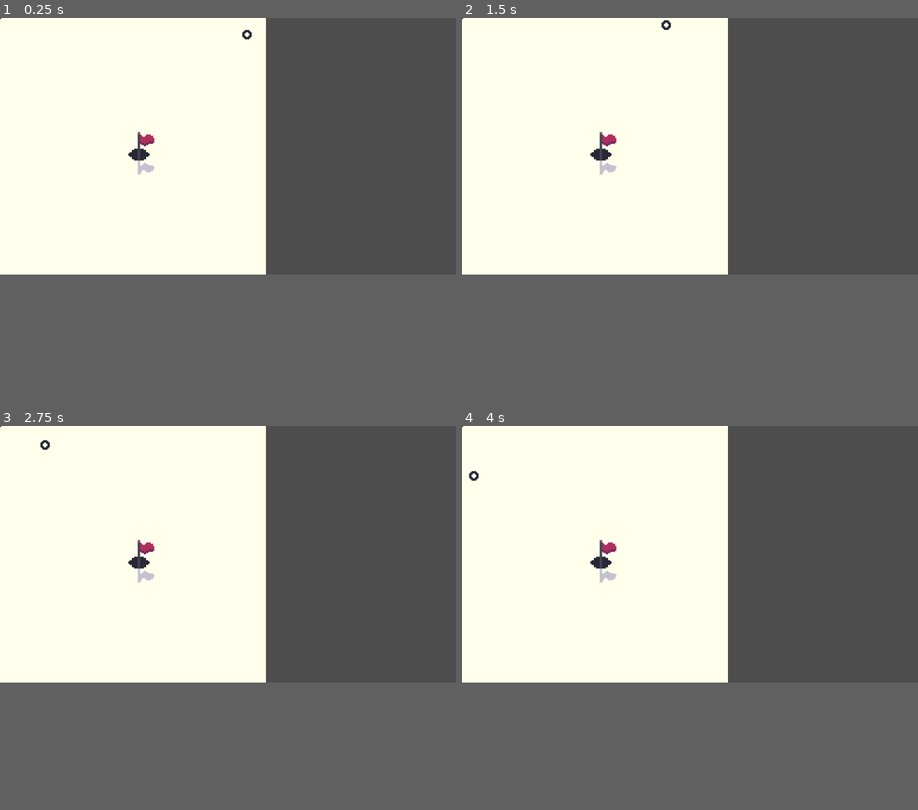
Above: before the commit, frames 1-4 (two rows, left to right).
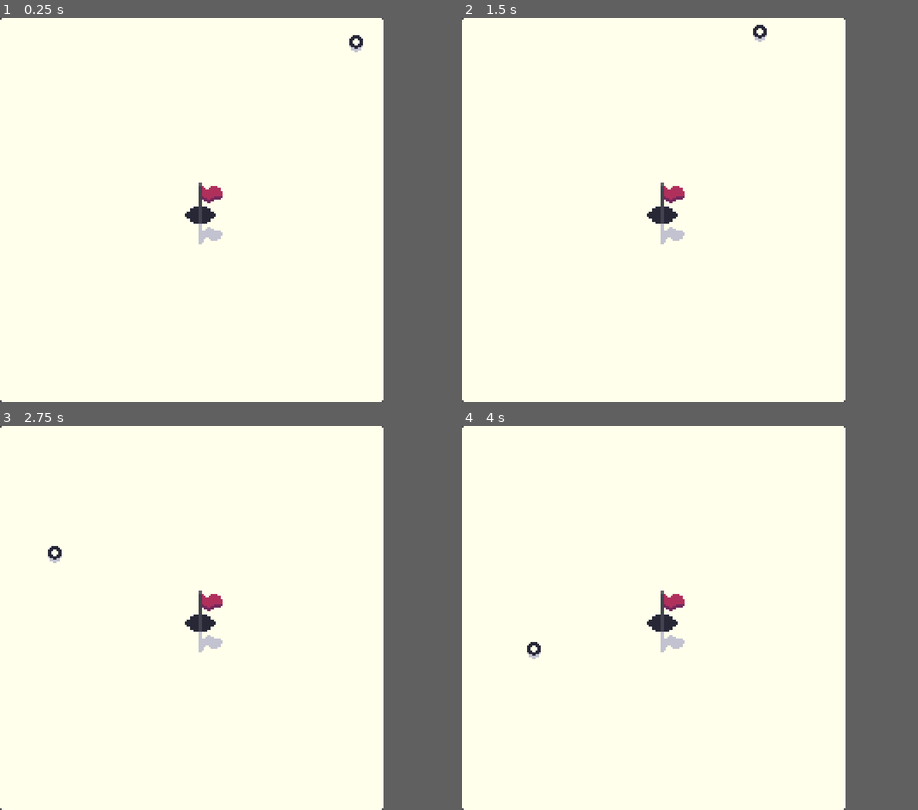
Above: after the commit, the same moments.

Repository: Pojemnik/golfech
Game: Godot game, scene res://scenes/main.tscn
Same seed, same stepped clock (60 frames per second), same inputs: the game is played once before the commit and once after it.
Inputs (mouse positions are in pixels of both pictures, inside the frame that each line leads up to):
- Up to frame 1 (0.25 s): no input
- Up to frame 2 (1.5 s): tap Enter at 0.5 s; move the mouse to (790, 133) at 0.52 s; press the mouse at (790, 133) at 0.53 s; tap 2 (select_bat_1) at 0.8, 1.35 s; tap Space at 1.25 s; move the mouse to (598, 160) at 1.27 s; release the mouse at (598, 160) at 1.28 s
- Up to frame 3 (2.75 s): tap 3 (select_bat_2) at 1.55 s; move the mouse to (273, 498) at 2.02 s; hold 3 (select_bat_2) from 2.03 s (still down); tap 1 (select_brush) at 2.3 s
- Up to frame 4 (4 s): move the mouse to (667, 606) at 2.77 s; release 3 (select_bat_2) at 2.78 s; tap 1 (select_brush) at 2.85 s; tap 5 (select_paint_bunker, bound only after the commit) at 3.05 s; move the mouse to (826, 591) at 3.52 s; hold 5 (select_paint_bunker, bound only after the commit) from 3.53 s (still down); tap 4 (select_paint_grass, bound only after the commit) at 3.8 s
In our replay, the window is 799x449 before the commit and 672x672 after it. These sizes can differ from the game's own. Grey fills any space a smaller window leaves; there, only what the larger window draws over its background counts as a difference.

The runs differ from the first frame. In frame 1, 18% of the frame differs, in the area x 0-85%, y 0-100%; in frame 2, 18%; in frame 3, 18%; in frame 4, 18%.

Commit message:
Some silly changes :P

Diff:
--- a/project.godot
+++ b/project.godot
@@ -14,6 +14,11 @@
 run/main_scene="uid://cir3h3iqn2nq0"
 config/features=PackedStringArray("4.5", "GL Compatibility")
 config/icon="res://icon.svg"
+
+[display]
+
+window/size/viewport_width=672
+window/size/viewport_height=672
 
 [global_group]
 
@@ -48,6 +53,16 @@
 "events": [Object(InputEventKey,"resource_local_to_scene":false,"resource_name":"","device":-1,"window_id":0,"alt_press …(191 unchanged characters)…
 ]
 }
+select_paint_grass={
+"deadzone": 0.2,
+"events": [Object(InputEventKey,"resource_local_to_scene":false,"resource_name":"","device":-1,"window_id":0,"alt_pressed":false,"shift_pressed":false,"ctrl_pressed":false,"meta_pressed":false,"pressed":false,"keycode":0,"physical_keycode":52,"key_label":0,"unicode":52,"location":0,"echo":false,"script":null)
+]
+}
+select_paint_bunker={
+"deadzone": 0.2,
+"events": [Object(InputEventKey,"resource_local_to_scene":false,"resource_name":"","device":-1,"window_id":0,"alt_pressed":false,"shift_pressed":false,"ctrl_pressed":false,"meta_pressed":false,"pressed":false,"keycode":0,"physical_keycode":53,"key_label":0,"unicode":53,"location":0,"echo":false,"script":null)
+]
+}
 
 [rendering]
 
--- a/scenes/ball.tscn
+++ b/scenes/ball.tscn
@@ -1,6 +1,7 @@
-[gd_scene load_steps=5 format=3 uid="uid://dv3jvvqi837e3"]
+[gd_scene load_steps=6 format=3 uid="uid://dv3jvvqi837e3"]
 
 [ext_resource type="Script" uid="uid://ckfhh2dky166s" path="res://scripts/ball.gd" id="1_41u45"]
+[ext_resource type="Texture2D" uid="uid://dudcad3qnopsm" path="res://tex/ball_shadow.png" id="2_f7cbr"]
 [ext_resource type="Texture2D" uid="uid://8ewvrwenv2sg" path="res://tex/ball.png" id="2_ktgx5"]
 
 [sub_resource type="PhysicsMaterial" id="PhysicsMaterial_k77ap"]
@@ -27,6 +28,11 @@
 width = 2.0
 default_color = Color(1, 0.2, 0.2627451, 1)
 
+[node name="BallShadow" type="Sprite2D" parent="."]
+texture_filter = 1
+position = Vector2(0, 1)
+texture = ExtResource("2_f7cbr")
+
 [node name="Ball" type="Sprite2D" parent="."]
 texture_filter = 1
 texture = ExtResource("2_ktgx5")
--- /dev/null
+++ b/scenes/levels/Painting.gd
@@ -0,0 +1,17 @@
+extends TileMapLayer
+
+var tools_manager = null
+func _ready() -> void:
+	tools_manager = get_node("/root/Main/ToolsManager");
+
+func _process(delta: float) -> void:
+	if not tools_manager.selected_brush:
+		return
+
+	if Input.is_action_pressed("lmb"):
+		var mouse_vector = to_local(get_viewport().get_mouse_position())
+		var cell = local_to_map(mouse_vector);
+		print(cell)
+		for i in range(5):
+			for j in range(5):
+				set_cell(cell + Vector2i(i - 2, j - 2), 0, tools_manager.get_current_paint())
--- /dev/null
+++ b/scenes/levels/painting.gdshader
@@ -0,0 +1,19 @@
+shader_type canvas_item;
+
+uniform sampler2D map: filter_nearest;
+uniform sampler2D grass: filter_nearest, repeat_enable;
+uniform sampler2D bunker: filter_nearest, repeat_enable;
+
+const float scale = 112.0 / 12.0;
+
+void fragment() {
+	vec4 original_color = texture(TEXTURE, UV.xy);
+
+	if (original_color == texture(map, vec2(0.25, 0.25))) {
+		COLOR = texture(grass, UV.xy * scale);
+	} else if (original_color == texture(map, vec2(0.75, 0.25))) {
+		COLOR = texture(bunker, UV.xy * scale);
+	}  else {
+		COLOR = original_color;
+	}
+}
--- a/scenes/main.tscn
+++ b/scenes/main.tscn
@@ -29,6 +29,7 @@
 
 [node name="SubViewport" type="SubViewport" parent="SubViewportContainer"]
 handle_input_locally = false
+size = Vector2i(112, 112)
 render_target_update_mode = 4
 script = ExtResource("2_h2yge")
 levels = Array[ExtResource("3_tbgi4")]([ExtResource("4_tefeu"), ExtResource("5_tipki"), ExtResource("6_85g3d"), ExtResource("7_choun")])
--- a/scripts/tools.gd
+++ b/scripts/tools.gd
@@ -5,7 +5,7 @@
 
 var selected_brush: bool = false;
 var selected_bat: int;
-var selected_paint: int;
+var selected_paint: Vector2i;
 
 #signal brush_selected;
 #signal bat_selected(bat_idx: int);
@@ -13,11 +13,15 @@
 
 func _input(event):
 	if event.is_action_pressed("select_brush"):
-		select_brush();
+		select_brush()
 	elif event.is_action_pressed("select_bat_1"):
-		select_bat(0);
+		select_bat(0)
 	elif event.is_action_pressed("select_bat_2"):
-		select_bat(1);
+		select_bat(1)
+	elif event.is_action_pressed("select_paint_grass"):
+		select_paint(Vector2i(0,0))
+	elif event.is_action_pressed("select_paint_bunker"):
+		select_paint(Vector2i(1,0))
 
 
 func _ready():
@@ -34,11 +38,13 @@
 func get_current_bat_force():
 	return bat_forces[selected_bat];
 
+func get_current_paint():
+	return selected_paint
 
 func select_brush():
 	selected_brush = true;
 	print("Selected brush");
 
-
-func select_paint(idx: int):
-	pass;
+func select_paint(idx: Vector2i):
+	selected_paint = idx
+	print("Selected paint");
Not shown, added: scenes/levels/Painting.gd.uid
Not shown, added: scenes/levels/painting.gdshader.uid
Binary file added: tex/ball_shadow.png
Not shown, added: tex/ball_shadow.png.import
Binary file added: tex/bunker.png
Not shown, added: tex/bunker.png.import
Binary file added: tex/grass.png
Not shown, added: tex/grass.png.import
Binary file added: tex/tiles.png
Not shown, added: tex/tiles.png.import
